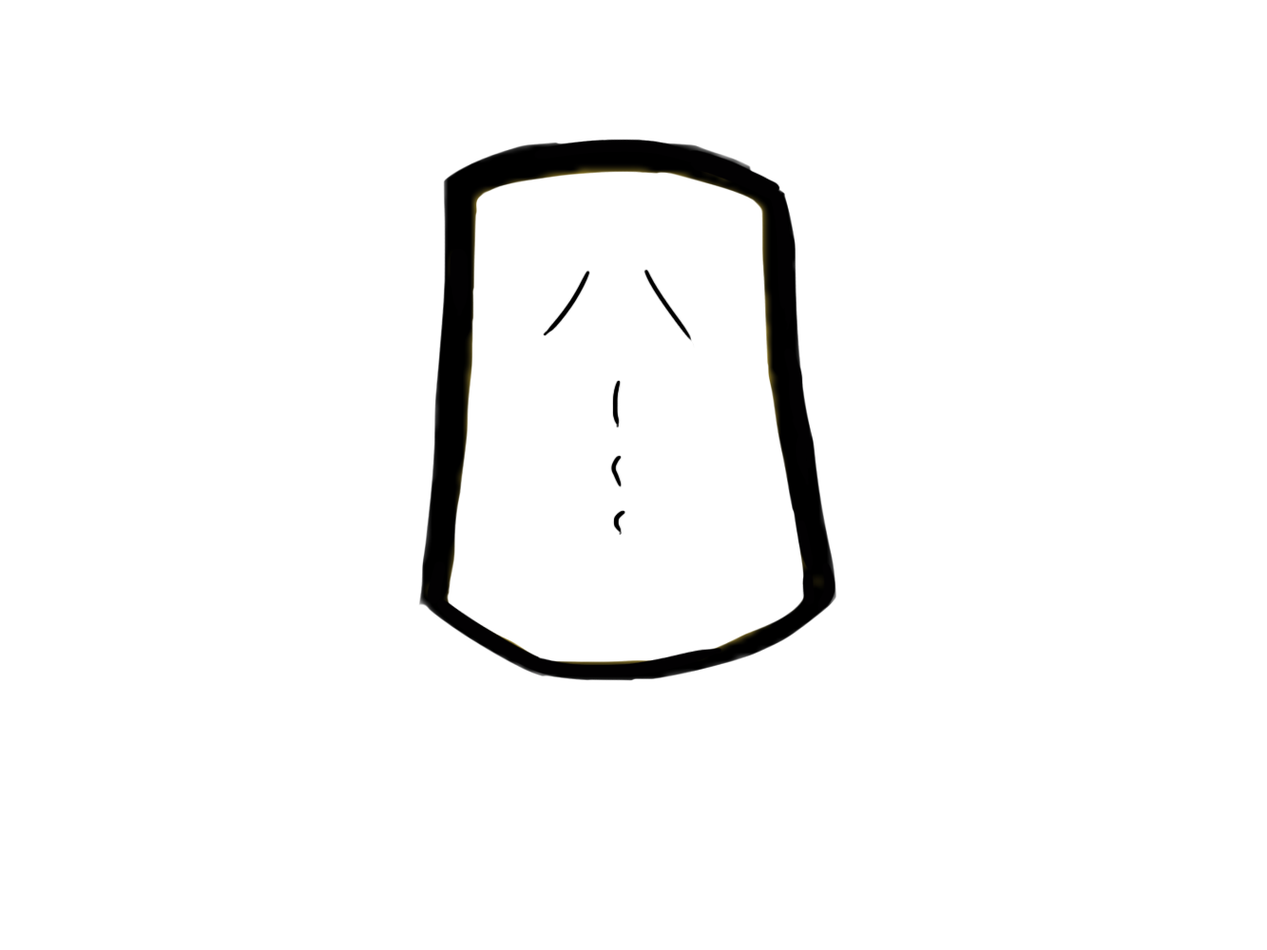
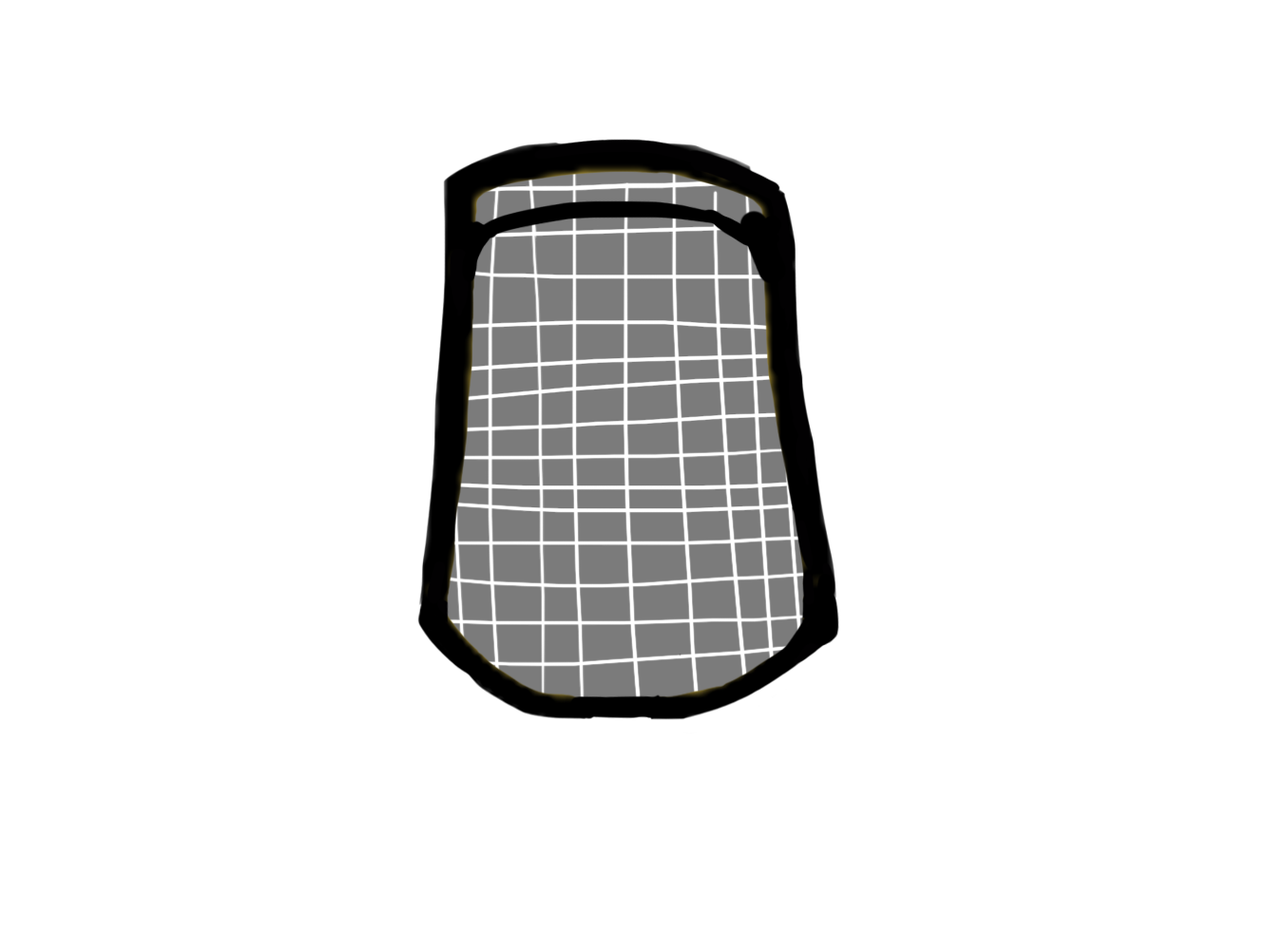
Layered file, before and after one edit (1267 × 950). Changes by layer:
added layer "Layer 7" above "Layer 8" over [417, 171, 840, 721]
added layer "Layer 8" above "Layer 0" over [432, 171, 815, 709]
hid "Layer 0" over [418, 171, 838, 682]
added layer "Layer 6" above "Layer 5" over [417, 171, 840, 721]
added layer "Layer 5" above "Layer 4" over [417, 171, 840, 721]
hid "Layer 1" over [426, 171, 819, 674]
